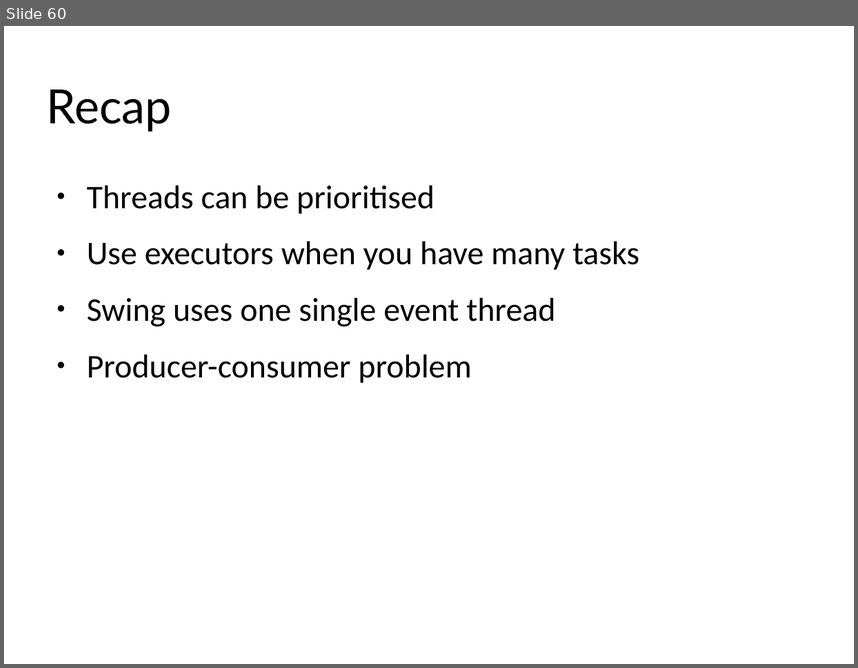
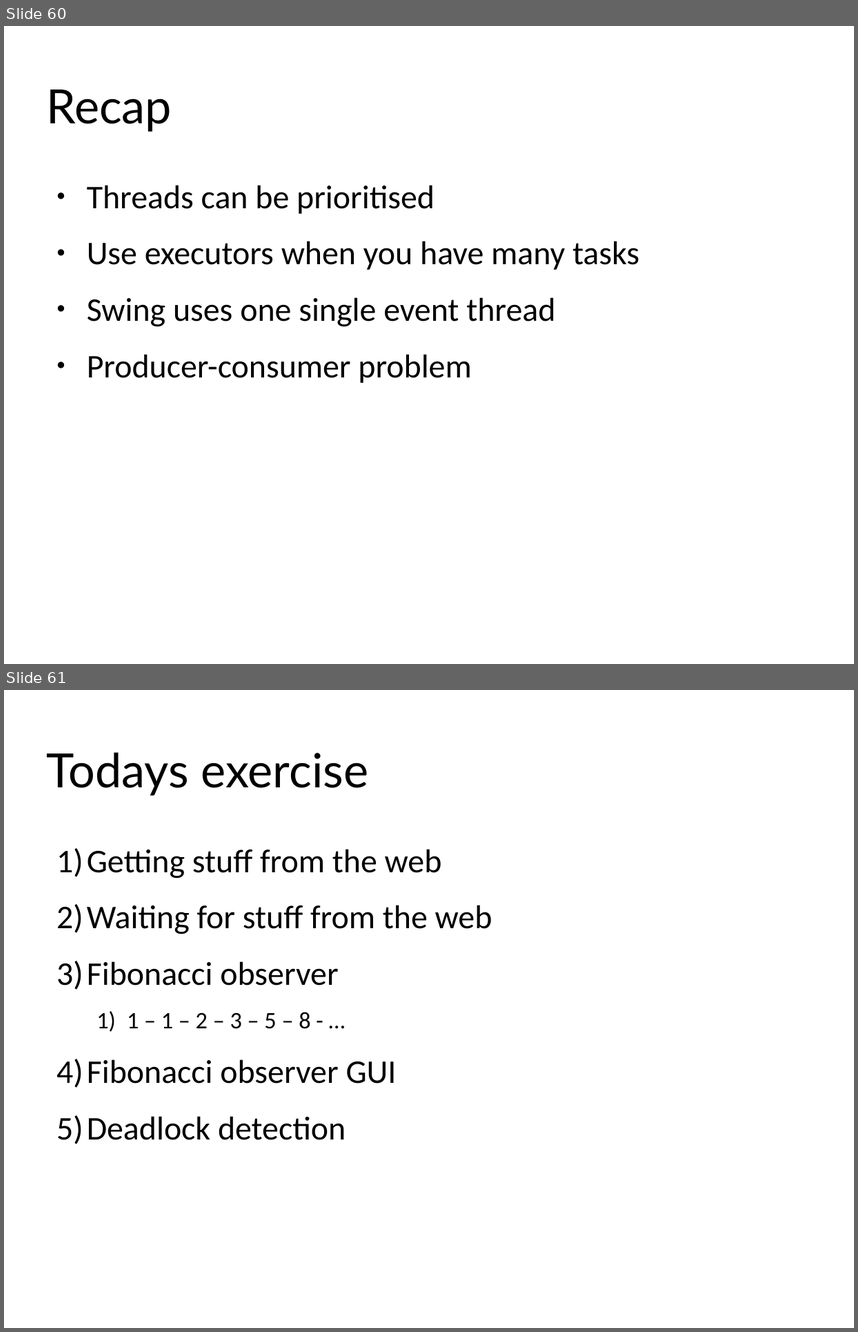
Before and after one commit to scheldejonas/week1-concurrency, a slide deck: presentation.odp. Shown one above the other, each under a label of ours: slide 60 before the commit, slides 60 and 61 after it. The pictures are 858x668 and 858x1332 pixels, drawn with LibreOffice and Linux fonts; fonts in the diff are those of the drawing; background and template pictures are left out. Boxes give left, top, right and bottom in pixels: in the first picture for what was removed or moved away, otherwise in the second. Text is boxed around its words. In the diff, an @@ line names an element or a change of style, - is before the commit and + after.

Commit message:
Added slide on exercises

```diff
--- a/presentation.odp
+++ b/presentation.odp
@@ slide 61 added at (4, 690, 854, 1328), background #FFFFFF @@
@@ title added at (47, 752, 369, 796), 40 pt, text #000000 @@
+Todays exercise
@@ text added at (87, 849, 493, 1140), 28 pt, text #000000 @@
+1) Getting stuff from the web
+2) Waiting for stuff from the web
+3) Fibonacci observer
+  1) 1 – 1 – 2 – 3 – 5 – 8 - …
+4) Fibonacci observer GUI
+5) Deadlock detection
```
Also in this commit, not shown: 1 other file.
